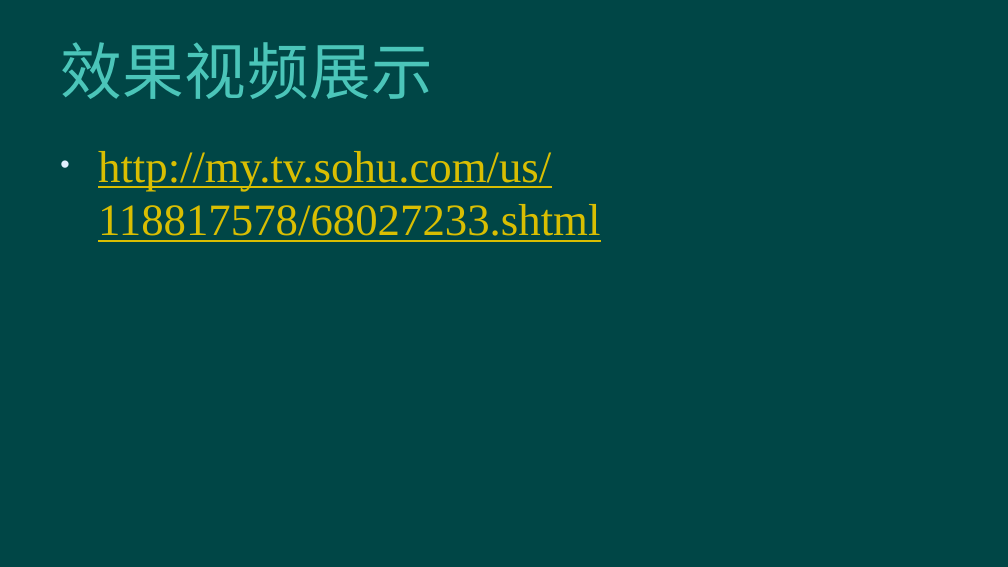
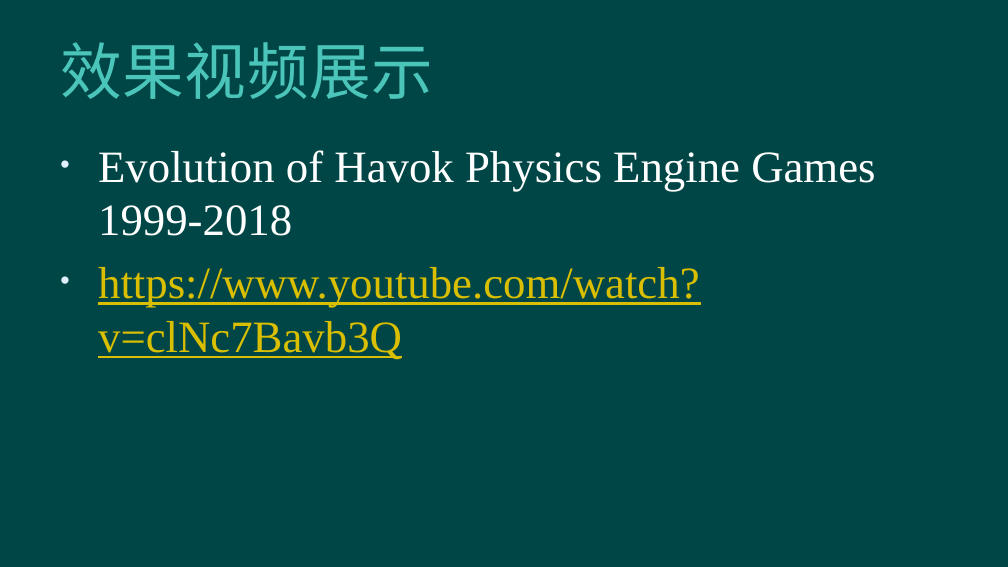
Before and after one commit to hanhonglei/Course_GameEngine, a slide deck: slide 23 of Slides/Principle/12 物理引擎/12 物理引擎.pptx. Drawn at 1008x567 pixels with LibreOffice and Linux fonts; fonts in the diff are those of the drawing; background and template pictures are left out. Boxes give left, top, right and bottom in pixels: in the first picture for what was removed or moved away, otherwise in the second. Text is boxed around its words. In the diff, an @@ line names an element or a change of style, - is before the commit and + after.

```diff
--- a/Slides/Principle/12 物理引擎/12 物理引擎.pptx
+++ b/Slides/Principle/12 物理引擎/12 物理引擎.pptx
@@ text at (x1=98, y1=150, x2=875, y2=360): text changed; text colour #D9BE02 to #FFFFFF @@
-• http://my.tv.sohu.com/us/118817578/68027233.shtml
+• Evolution of Havok Physics Engine Games 1999-2018
+• https://www.youtube.com/watch?v=clNc7Bavb3Q
```
Also in this commit, not shown: 2 other files.
